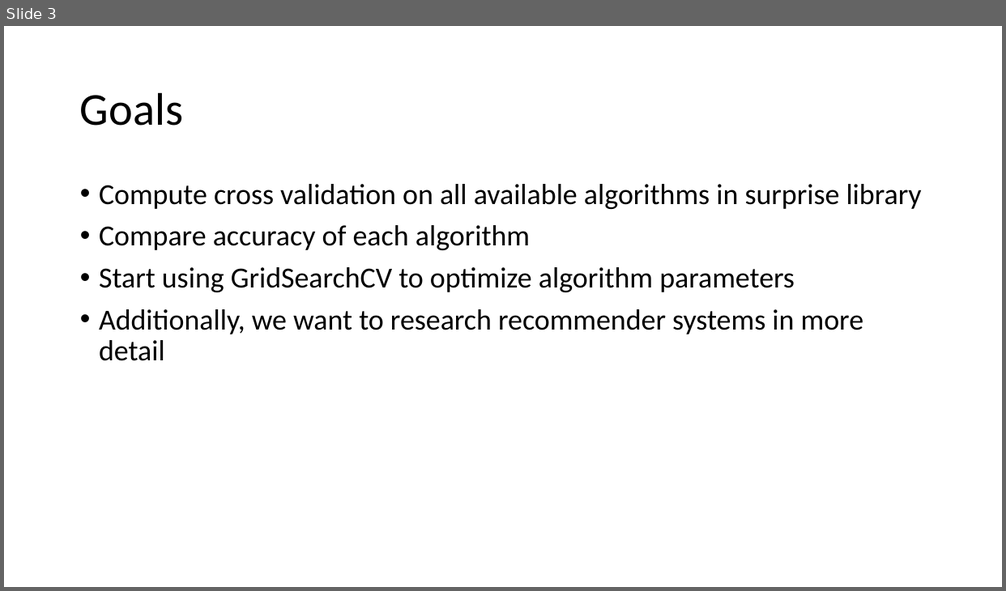
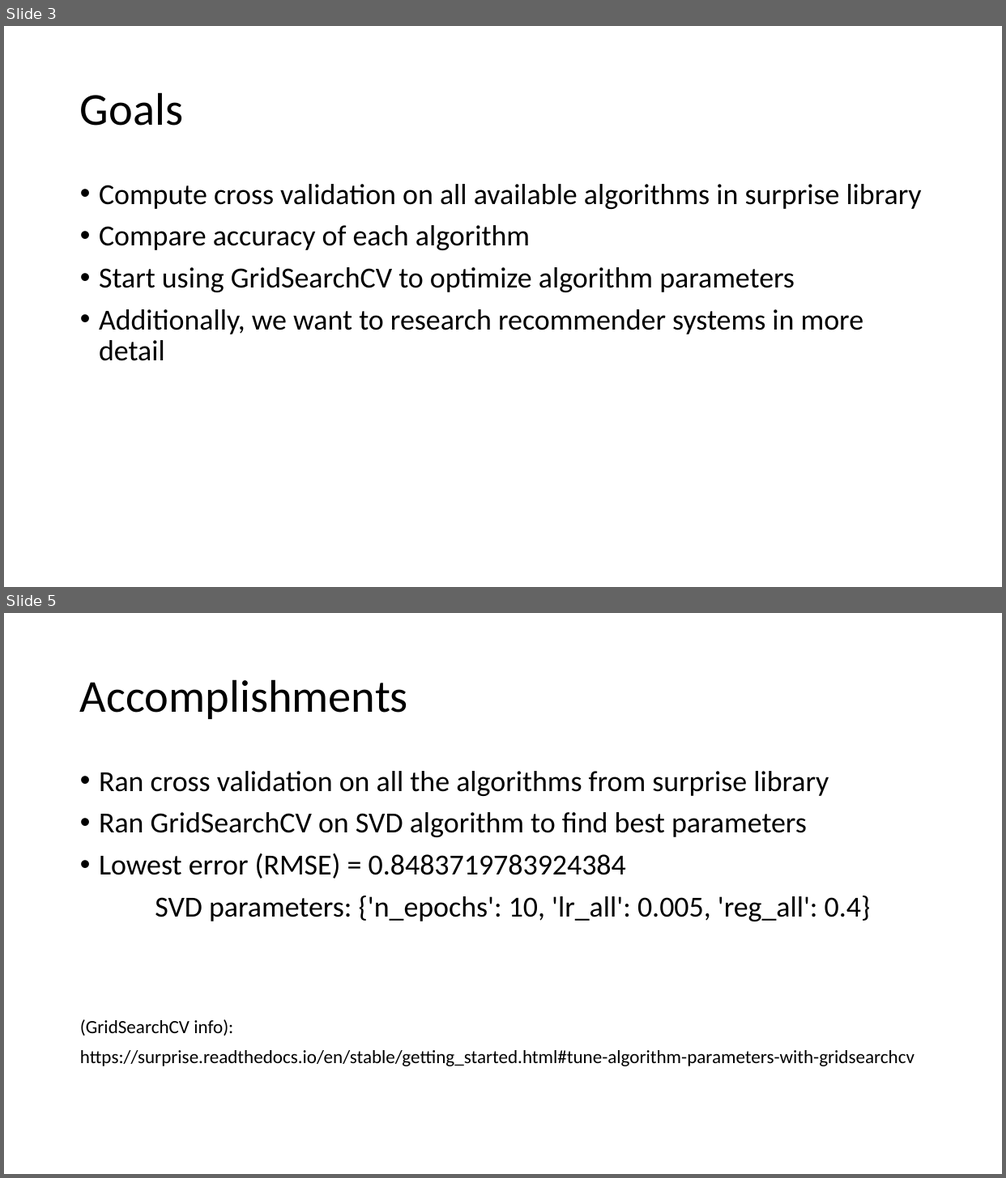
Before and after one commit to meherunabi/UM_Project_P1, a slide deck: Weekly Updates/Aug 30.pptx. Shown one above the other, each under a label of ours: slide 3 before the commit, slides 3 and 5 after it; the slides between them are not shown. The pictures are 1006x591 and 1006x1178 pixels, drawn with LibreOffice and Linux fonts; fonts in the diff are those of the drawing. Boxes give left, top, right and bottom in pixels: in the first picture for what was removed or moved away, otherwise in the second. Text is boxed around its words. In the diff, an @@ line names an element or a change of style, - is before the commit and + after.

```diff
--- a/Weekly Updates/Aug 30.pptx
+++ b/Weekly Updates/Aug 30.pptx
@@ slide 5 added at (4,613,1002,1174), background #FFFFFF @@
@@ title added at (80,679,408,719), 44 pt, text #000000 @@
+Accomplishments
@@ text added at (80,771,914,1067), 28 pt, text #000000 @@
+• Ran cross validation on all the algorithms from surprise library
+• Ran GridSearchCV on SVD algorithm to find best parameters
+• Lowest error (RMSE) = 0.8483719783924384
+SVD parameters: {'n_epochs': 10, 'lr_all': 0.005, 'reg_all': 0.4}
+(GridSearchCV info):
+https://surprise.readthedocs.io/en/stable/getting_started.html#tune-algorithm-parameters-with-gridsearchcv
```
Also in this commit, not shown: 2 other slides added.
